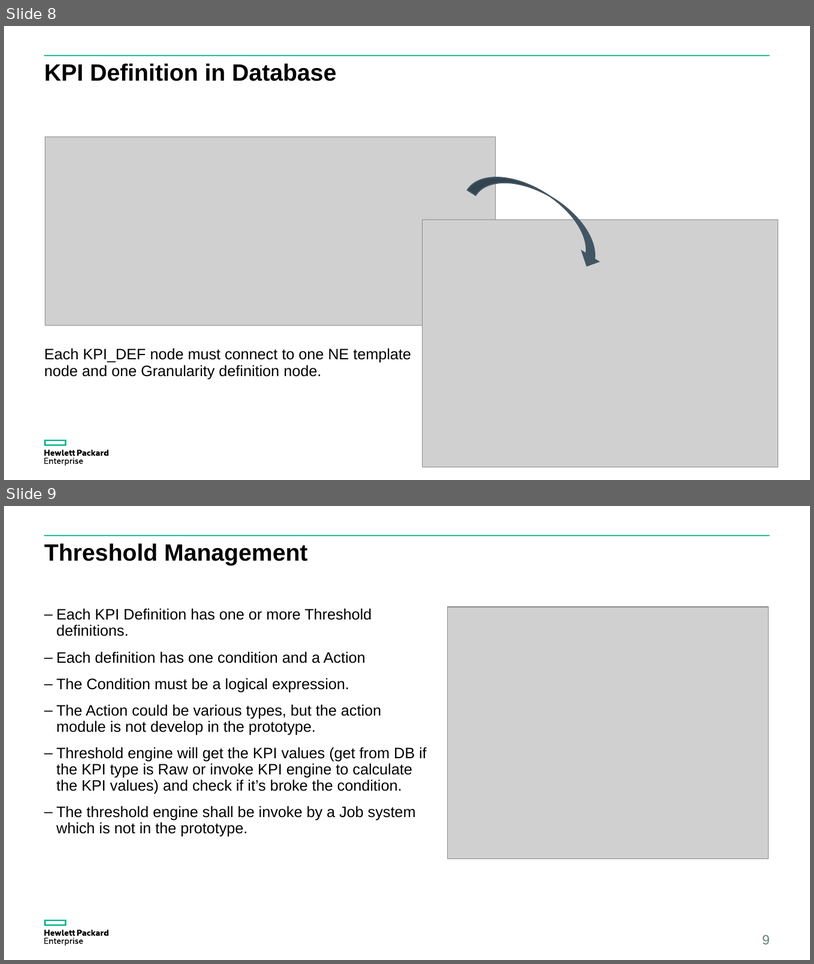
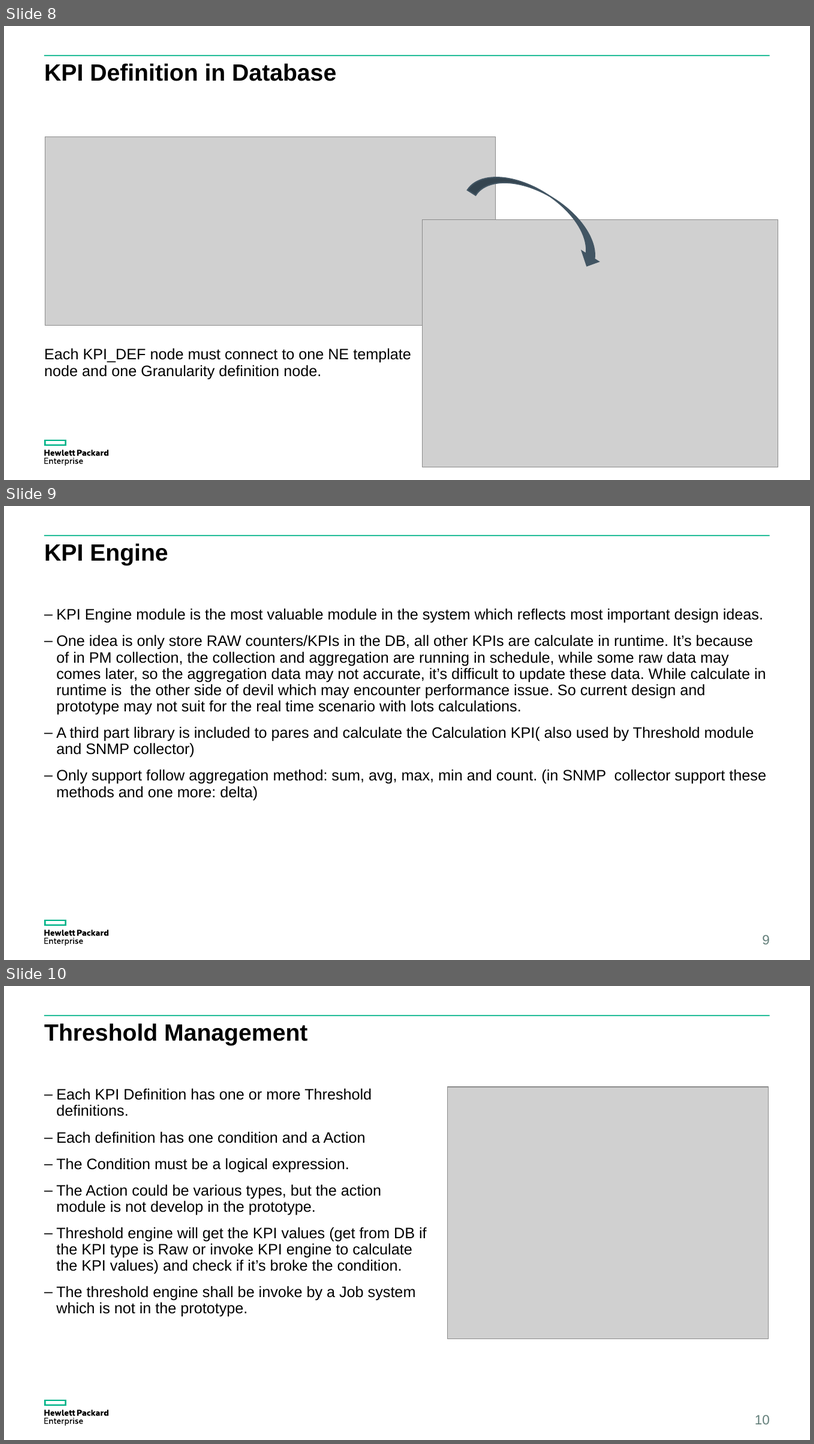
Before and after one commit to yzgang76/MPM, a slide deck: doc/MPM idea.pptx. Shown one above the other, each under a label of ours: slides 8 and 9 before the commit, slides 8, 9 and 10 after it. The pictures are 814x964 and 814x1444 pixels, drawn with LibreOffice and Linux fonts; fonts in the diff are those of the drawing; grey boxes stand for pictures. Boxes give left, top, right and bottom in pixels: in the first picture for what was removed or moved away, otherwise in the second. Text is boxed around its words. In the diff, an @@ line names an element or a change of style, - is before the commit and + after.

```diff
--- a/doc/MPM idea.pptx
+++ b/doc/MPM idea.pptx
@@ slide 9 added at box(4, 506, 810, 960), background #FFFFFF; not listed: 3 template elements that a slide beside it also shows @@
@@ title added at box(44, 543, 168, 565), 28 pt, text #000000, bold @@
+KPI Engine
@@ text added at box(56, 608, 767, 800), 18 pt, text #000000 @@
+– KPI Engine module is the most valuable module in the system which reflects most important design ideas.
+– One idea is only store RAW counters/KPIs in the DB, all other KPIs are calculate in runtime. It’s because of in PM collection, the collection and aggregation are running in schedule, while some raw data may comes later, so the aggregation data may not accurate, it’s difficult to update these data. While calculate in runtime is the other side of devil which may encounter performance issue. So current design and prototype may not suit for the real time scenario with lots calculations.
+– A third part library is included to pares and calculate the Calculation KPI( also used by Threshold module and SNMP collector)
+– Only support follow aggregation method: sum, avg, max, min and count. (in SNMP collector support these methods and one more: delta)
@@ page number added at box(762, 934, 770, 944), 16 pt, text #617D78 @@
+9
@@ what was slide 9 is now slide 10 @@
@@ page number at box(755, 1414, 770, 1424): text changed @@
-9
+10
```
Also in this commit, not shown: 1 slide changed, 5 other files.
